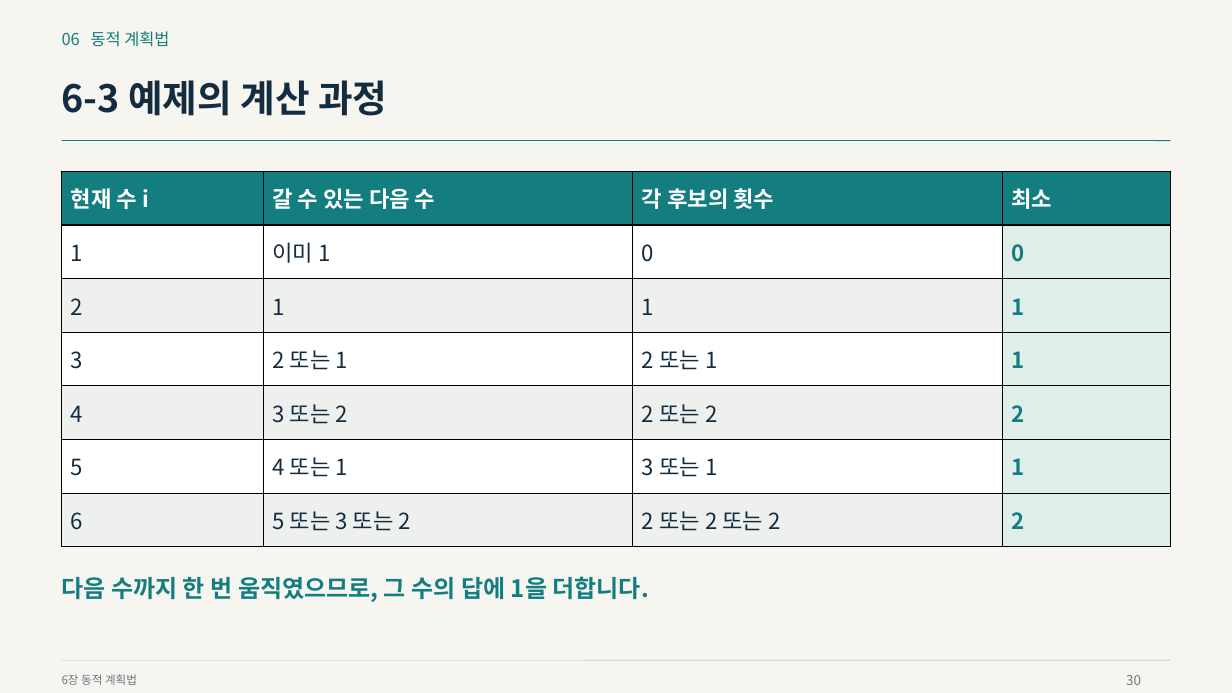
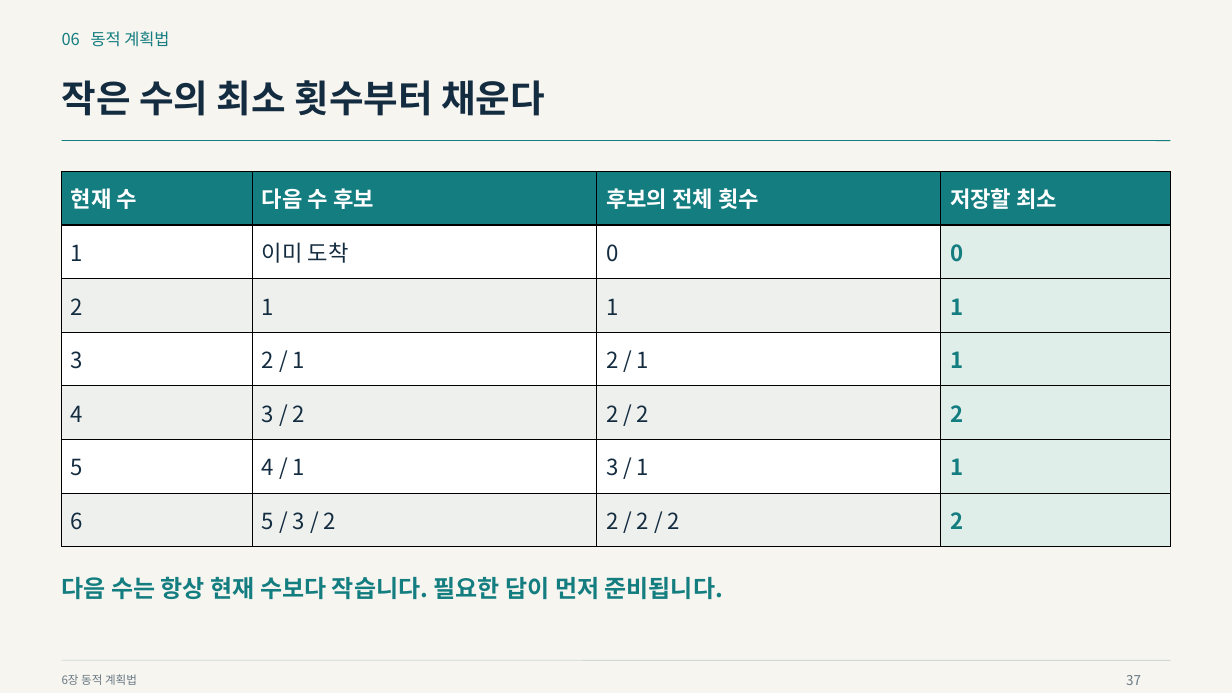
Before and after one commit to Sangdon-Park/Sangdon-Park.github.io, a slide deck: slide 37 of data/알고리즘/6장_동적_계획법.pptx (slide 30 before the commit). Drawn at 1232x693 pixels with LibreOffice and Linux fonts; fonts in the diff are those of the drawing. Boxes give left, top, right and bottom in pixels: in the first picture for what was removed or moved away, otherwise in the second. Text is boxed around its words. In the diff, an @@ line names an element or a change of style, - is before the commit and + after.

```diff
--- a/data/알고리즘/6장_동적_계획법.pptx
+++ b/data/알고리즘/6장_동적_계획법.pptx
@@ text at [62,80,545,116]: text changed @@
-6-3 예제의 계산 과정
+작은 수의 최소 횟수부터 채운다
@@ table at [62,171,1170,546] @@
-row 1: 현재 수 i | 갈 수 있는 다음 수 | 각 후보의 횟수 | 최소
+row 1: 현재 수 | 다음 수 후보 | 후보의 전체 횟수 | 저장할 최소
-row 2, column 2: 이미 1
+row 2, column 2: 이미 도착
-row 4, column 2: 2 또는 1
+row 4, column 2: 2 / 1
-row 4, column 3: 2 또는 1
+row 4, column 3: 2 / 1
-row 5, column 2: 3 또는 2
+row 5, column 2: 3 / 2
-row 5, column 3: 2 또는 2
+row 5, column 3: 2 / 2
-row 6, column 2: 4 또는 1
+row 6, column 2: 4 / 1
-row 6, column 3: 3 또는 1
+row 6, column 3: 3 / 1
-row 7, column 2: 5 또는 3 또는 2
+row 7, column 2: 5 / 3 / 2
-row 7, column 3: 2 또는 2 또는 2
+row 7, column 3: 2 / 2 / 2
@@ text at [62,576,723,599]: text changed @@
-다음 수까지 한 번 움직였으므로, 그 수의 답에 1을 더합니다.
+다음 수는 항상 현재 수보다 작습니다. 필요한 답이 먼저 준비됩니다.
@@ text at [1126,675,1141,685]: text changed @@
-30
+37
```
Also in this commit, not shown: 37 other slides changed, 20 slides added, 9 slides removed, 22 other files.
